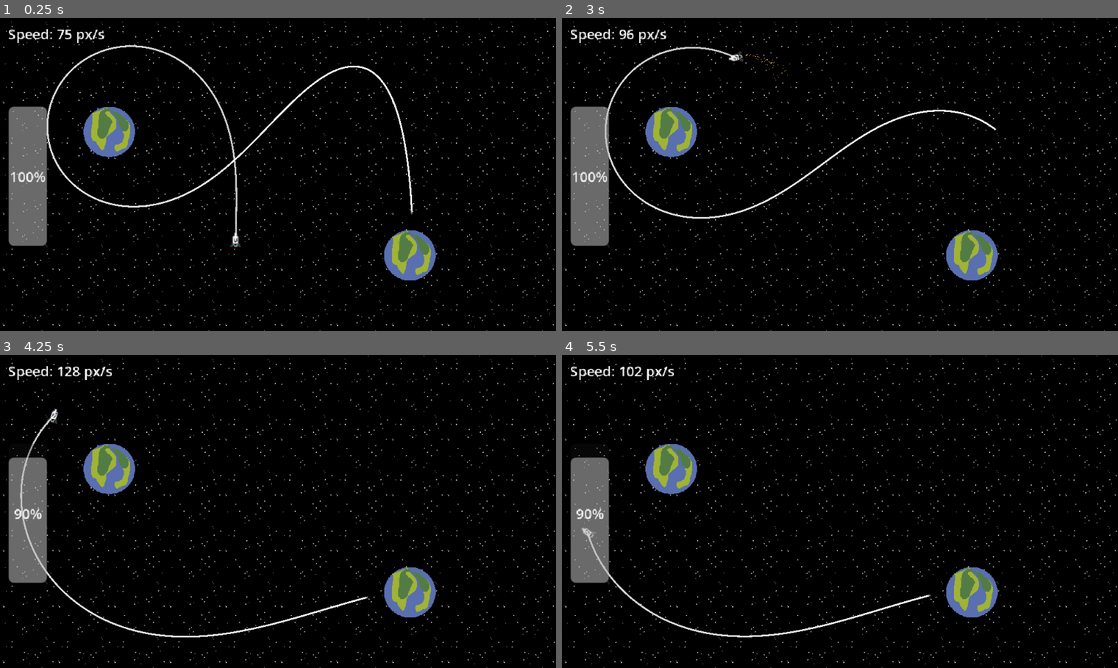
Above: before the commit, frames 1-4 (two rows, left to right).
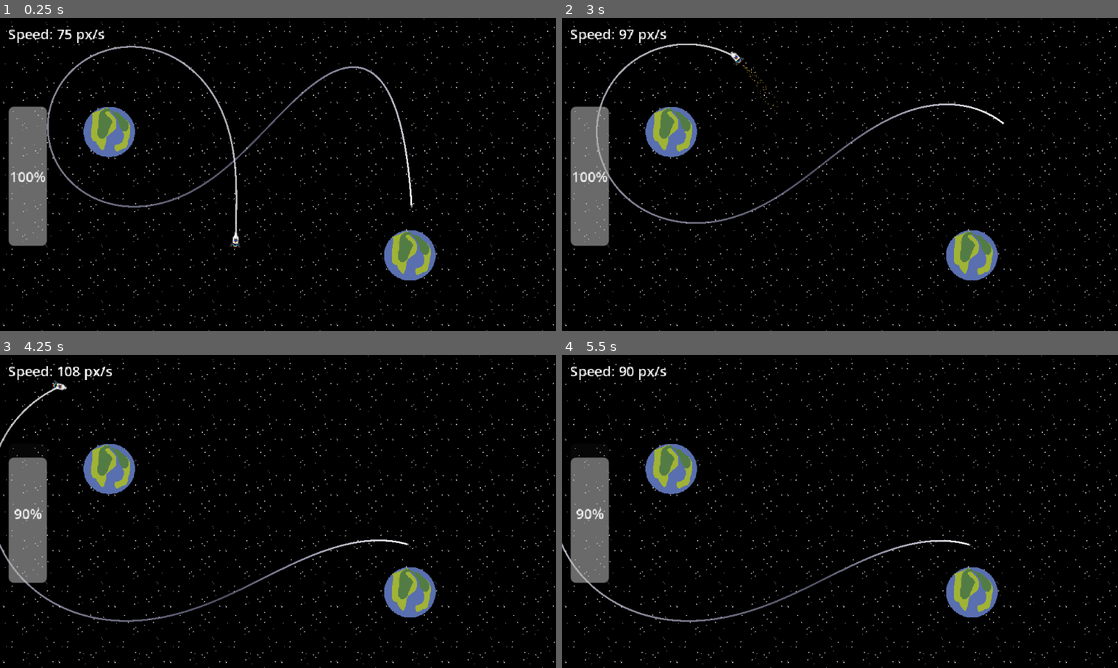
Above: after the commit, the same moments.

Repository: herboh/nBody
Game: Godot game, scene res://scene/main.tscn
Two runs of this game, one before a commit and one after it. Both use one fixed random seed, a clock stepped at 60 frames per second and the inputs below.
Inputs:
- Up to frame 1 (0.25 s): no input
- Up to frame 2 (3 s): hold Right (turn_right) 0.53-1.28 s; hold Left (turn_left) 1.28-2.03 s; hold Right (turn_right) 2.03-2.78 s; hold Space (thrust) from 2.78 s (still down)
- Up to frame 3 (4.25 s): release Space (thrust) at 3.53 s; hold Left (turn_left) from 3.53 s (still down)
- Up to frame 4 (5.5 s): keep holding Left (turn_left)

The runs differ from the first frame. In frame 1, 1.2% of the frame differs, in the area x 8-75%, y 8-74%; in frame 2, 1.7%, in the area x 6-80%, y 3-66%; in frame 3, 1.4%; in frame 4, 1.3%.

Commit message:
Updated trajectory prediction to Verlet instead of Euler. Sphere of Influence tests are next

Diff:
--- a/script/OrbitalPhysics.gd
+++ b/script/OrbitalPhysics.gd
@@ -14,28 +14,34 @@
 	var primary: Node2D = null
 	var is_stable: bool = false
 
-# === CORE CALCULATIONS  ===
+func get_gravity_at(pos: Vector2, sources: Array) -> Vector2:
+	"""Calculate gravitational acceleration from all sources"""
+	var accel := Vector2.ZERO
 
-func get_gravity_at(pos: Vector2, sources: Array) -> Vector2:
-	"""Single function for gravity calculations"""
-	var accel := Vector2.ZERO
-	for src in sources:
-		if not src.has_method("get_global_position"):
+	for source in sources:
+		if not source or not source.has_method("get_global_position"):
 			continue
-		var delta: Vector2 = src.global_position - pos
-		var dist: float = max(delta.length(), MIN_DISTANCE)
-		accel += delta.normalized() * (GRAVITY_CONSTANT * src.mass / (dist * dist))
+
+		var delta: Vector2 = source.global_position - pos
+		var dist_sq: float = delta.length_squared()
+		var dist: float = max(sqrt(dist_sq), MIN_DISTANCE)
+
+		# F = GMm/r^2, so a = GM/r^2
+		var acceleration_magnitude: float = GRAVITY_CONSTANT * source.mass / (dist * dist)
+		accel += delta.normalized() * acceleration_magnitude
+
 	return accel
 
 func analyze_orbit(pos: Vector2, vel: Vector2, sources: Array) -> OrbitalData:
-	"""Simplified orbital analysis"""
+	"""Analyze orbital characteristics relative to primary body"""
 	var data := OrbitalData.new()
 
-	# Find primary body (strongest influence)
+	# Find primary body (strongest gravitational influence)
 	var max_influence: float = 0.0
 	for body in sources:
-		if not body.has_method("get_global_position"):
+		if not body or not body.has_method("get_global_position"):
 			continue
+
 		var dist: float = (pos - body.global_position).length()
 		var influence: float = body.mass / (dist * dist)
 		if influence > max_influence:
@@ -45,63 +51,100 @@
 	if not data.primary:
 		return data
 
-	# Calculate orbital parameters
+	# Calculate orbital parameters relative to primary
 	var r: Vector2 = pos - data.primary.global_position
 	var dist: float = r.length()
 	var mu: float = GRAVITY_CONSTANT * data.primary.mass
 
-	# Energy and eccentricity
+	# Specific orbital energy
 	data.energy = 0.5 * vel.length_squared() - mu / dist
-	var h: float = r.cross(vel)  # Angular momentum (scalar in 2D)
-	var v_cross_h := Vector2(-vel.y * h, vel.x * h)
-	var e_vec: Vector2 = (v_cross_h / mu) - (r / dist)
+
+	# Eccentricity vector calculation
+	var v_squared: float = vel.length_squared()
+	var r_dot_v: float = r.dot(vel)
+	var e_vec: Vector2 = ((v_squared - mu/dist) * r - r_dot_v * vel) / mu
 	data.eccentricity = e_vec.length()
 
-	# Classify state
+	# Get body radius for collision detection
+	var body_radius: float = 50.0  # Default
+	if data.primary.has_method("get_radius"):
+		body_radius = data.primary.get_radius()
+	elif "radius" in data.primary:
+		body_radius = data.primary.radius
+
+	# Calculate periapsis for bound orbits
+	var periapsis: float = INF
+	if data.energy < 0 and data.eccentricity < 1.0:
+		var a: float = -mu / (2.0 * data.energy)  # Semi-major axis
+		periapsis = a * (1.0 - data.eccentricity)
+
+	# Classify orbital state
 	if data.energy >= 0:
 		data.state = OrbitalState.ESCAPE
-	elif dist < 70:  # Too close to surface (assuming 50px radius + margin)
+	elif periapsis < body_radius * 1.5:  # Will crash
 		data.state = OrbitalState.DECAY
-	elif data.eccentricity < 0.3:
+	elif data.eccentricity < 0.2 and dist > body_radius * 3.0:
 		data.state = OrbitalState.STABLE
 		data.is_stable = true
-	else:
+	elif data.eccentricity < 0.8 and periapsis > body_radius * 2.0:
 		data.state = OrbitalState.ELLIPTICAL
 		data.is_stable = true
+	else:
+		data.state = OrbitalState.DECAY
 
-	# Period for bound orbits
-	if data.energy < 0:
-		var a: float = -mu / (2.0 * data.energy)  # Semi-major axis
+	# Calculate orbital period for bound orbits
+	if data.energy < 0 and data.eccentricity < 1.0:
+		var a: float = -mu / (2.0 * data.energy)
 		data.period = 2.0 * PI * sqrt(pow(a, 3) / mu)
 
 	return data
 
-func predict_trajectory(pos: Vector2, vel: Vector2, sources: Array, total_time: float, steps: int) -> PackedVector2Array:
+func predict_trajectory_verlet(pos: Vector2, vel: Vector2, sources: Array, total_time: float, steps: int) -> PackedVector2Array:
+	"""Predict trajectory using Velocity-Verlet integration with all gravitational sources"""
 	var points: PackedVector2Array = PackedVector2Array()
 	points.append(pos)
 
-	var dt: float = total_time / float(max(steps, 1))
+	if steps <= 0 or total_time <= 0:
+		return points
+
+	var dt: float = total_time / float(steps)
 	var current_pos: Vector2 = pos
 	var current_vel: Vector2 = vel
+	var current_accel: Vector2 = get_gravity_at(current_pos, sources)
 
 	for i in range(steps):
-		var accel: Vector2 = get_gravity_at(current_pos, sources)
-		current_vel += accel * dt
-		current_pos += current_vel * dt
+		# Velocity-Verlet integration step
+		# Position: x(t+dt) = x(t) + v(t)*dt + 0.5*a(t)*dt^2
+		current_pos += current_vel * dt + 0.5 * current_accel * dt * dt
+
+		# Calculate new acceleration at new position
+		var new_accel: Vector2 = get_gravity_at(current_pos, sources)
+
+		# Velocity: v(t+dt) = v(t) + 0.5*(a(t) + a(t+dt))*dt
+		current_vel += 0.5 * (current_accel + new_accel) * dt
+		current_accel = new_accel
+
 		points.append(current_pos)
 
-		for src in sources:
-			var src_node: Node2D = src as Node2D
-			if src_node == null:
+		# Check for collisions with any gravitational body
+		for source in sources:
+			if not source:
 				continue
-			var r: float = (current_pos - src_node.global_position).length()
-			if r < MIN_DISTANCE * 5.0:
+
+			var collision_radius: float = 50.0  # Default
+			if source.has_method("get_radius"):
+				collision_radius = source.get_radius()
+			elif "radius" in source:
+				collision_radius = source.radius
+
+			var distance_to_body: float = (current_pos - source.global_position).length()
+			if distance_to_body < collision_radius * 1.1:  # Small margin for collision
 				return points
 
 	return points
 
 func place_in_orbit(body: RigidBody2D, planet: Node2D, radius: float) -> void:
-	"""Place body in circular orbit"""
+	"""Place body in circular orbit around planet"""
 	body.global_position = planet.global_position + Vector2.LEFT * radius
 
 	# Get planet mass
@@ -111,14 +154,34 @@
 	elif planet.has_method("get_mass"):
 		planet_mass = planet.get_mass()
 
+	# Calculate circular orbital velocity
 	var speed: float = sqrt(GRAVITY_CONSTANT * planet_mass / radius)
 	body.linear_velocity = Vector2.UP * speed
 
+	# Set angular velocity if supported
+	if body.has_method("set_angular_velocity"):
+		var angular_vel: float = speed / radius
+		body.angular_velocity = angular_vel
+
 func get_status_text(data: OrbitalData) -> String:
-	"""Get UI status text"""
+	"""Generate status text for UI display"""
+	var status: String
 	match data.state:
-		OrbitalState.STABLE: return "STABLE (e=%.2f)" % data.eccentricity
-		OrbitalState.ELLIPTICAL: return "ELLIPTICAL (e=%.2f)" % data.eccentricity
-		OrbitalState.DECAY: return "DECAY - DANGER!"
-		OrbitalState.ESCAPE: return "ESCAPE"
-		_: return "ANALYZING..."
+		OrbitalState.STABLE:
+			status = "STABLE ORBIT"
+		OrbitalState.ELLIPTICAL:
+			status = "ELLIPTICAL ORBIT"
+		OrbitalState.DECAY:
+			status = "ORBITAL DECAY - DANGER!"
+		OrbitalState.ESCAPE:
+			status = "ESCAPE TRAJECTORY"
+		_:
+			status = "ANALYZING..."
+
+	if data.primary:
+		status += "\nPrimary: %s" % data.primary.name
+		if data.period > 0:
+			status += "\nPeriod: %.1fs" % data.period
+		status += "\nEccentricity: %.3f" % data.eccentricity
+
+	return status
--- a/script/TrajectoryLine.gd
+++ b/script/TrajectoryLine.gd
@@ -3,6 +3,7 @@
 @export var prediction_time_fallback: float = 12.0
 @export var max_points: int = 600
 @export var use_primary_only: bool = false
+@export var adaptive_time_step: bool = true
 
 var ship: RigidBody2D
 var physics_world: Node
@@ -13,6 +14,7 @@
 	width = 2.0
 	joint_mode = Line2D.LINE_JOINT_ROUND
 	_grad.add_point(0.0, Color(1,1,1,0.8))
+	_grad.add_point(0.7, Color(0.8,0.8,1,0.4))
 	_grad.add_point(1.0, Color(1,1,1,0.1))
 	gradient = _grad
 
@@ -22,7 +24,7 @@
 
 	# Update every 3 frames instead of every frame for performance
 	_update_timer += delta
-	if _update_timer < 0.05:
+	if _update_timer < 0.04:
 		return
 	_update_timer = 0.0
 
@@ -39,14 +41,30 @@
 		horizon = clamp(data.period, 2.0, 60.0)
 
 	# Match physics tick for better agreement
+	# Calculate adaptive time step
 	var dt: float = 1.0 / float(Engine.physics_ticks_per_second)
-	var steps: int = int(clamp(horizon / dt, 32, max_points))
+	if adaptive_time_step:
+		var speed: float = ship.linear_velocity.length()
+		var min_distance_to_planet: float = INF
 
-	var path: PackedVector2Array
-	if use_primary_only and data.primary:
-		path = OrbitalPhysics.predict_trajectory(ship.global_position, ship.linear_velocity, [data.primary], horizon, steps)
-	else:
-		path = OrbitalPhysics.predict_trajectory(ship.global_position, ship.linear_velocity, planets, horizon, steps)
+		for planet in planets:
+			var dist: float = (ship.global_position - planet.global_position).length()
+			min_distance_to_planet = min(min_distance_to_planet, dist)
+
+		# Smaller time steps when moving fast or close to planets
+		var speed_factor: float = clamp(speed / 200.0, 0.5, 2.0)
+		var proximity_factor: float = clamp(300.0 / min_distance_to_planet, 0.5, 3.0)
+		dt = dt / (speed_factor * proximity_factor)
+
+	var steps: int = int(clamp(horizon / dt, 50, max_points))
+
+	var path: PackedVector2Array = OrbitalPhysics.predict_trajectory_verlet(
+		ship.global_position,
+		ship.linear_velocity,
+		planets,
+		horizon,
+		steps
+	)
 
 	if path.size() < 2:
 		return
